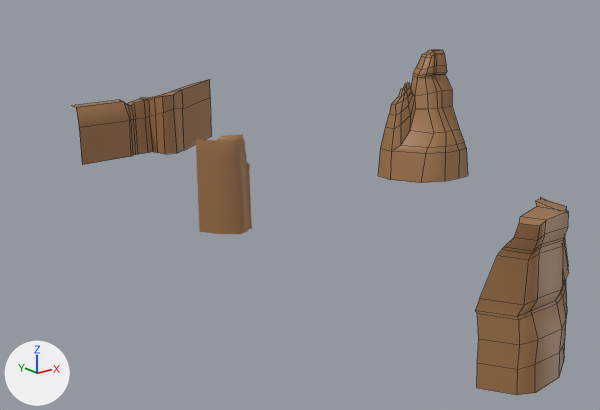
The FBX model Maya/scenes/Model Assets/MidGround/MidGroundMountains.fbx, before and after one commit.
The view is the same before and after, from a 50 mm lens placed at (-6.22, -3.99, 2.08), pointed at (-0.3, 3.41, -0.88). The axes (+X, +Y, +Z) are drawn at lower left. The lights are the same throughout. Mesh edges are drawn as thin lines on the coarser meshes. Where no turn or scale is listed for an object, it has been applied to the vertices.

In view in the first picture: 'BackLMnt', 'FarMtnRidge', 'LMtnMid', 'RMtnBack'.
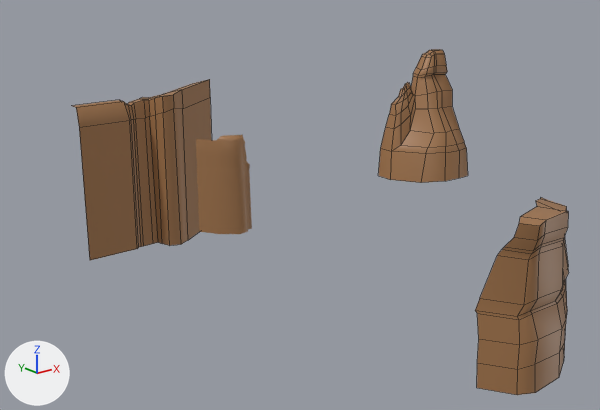
Where the newer file only moved an object's origin or applied its transform, the numbers keep the older frame.

The change, as a diff of the scene's bpy script:
```diff
--- a/Maya/scenes/Model Assets/MidGround/MidGroundMountains.fbx.py
+++ b/Maya/scenes/Model Assets/MidGround/MidGroundMountains.fbx.py
@@ me_mesh_003 @@
 me_mesh_003.from_pydata(...)  # 54 vertices, 40 faces; spans x -0.95..1.43, y 0.13..1.02, z -0.43..0.47
 # used by ob_farmtnridge; location = (-0.647, 6.245, -0.396)
+# me_mesh_003 part 1: all 15 vertices in x -0.95..1.43, y 0.13..1.01, z -0.43 are moved by (0.0, 0.0, -1.42)
 me_mesh_003.materials.append(mat_sidemntn_shader)
```

Location of each change, [x1, y1, x2, y2] in pixels of the pictures (600 x 410 px; the box of a moved part takes in the faces that stretch with it):
'FarMtnRidge', reshaped (109% taller): before [73, 79, 211, 165]; after [73, 79, 212, 260]
part 1 of me_mesh_003, moved or reshaped: before [82, 106, 211, 165]; after [82, 106, 212, 260]
